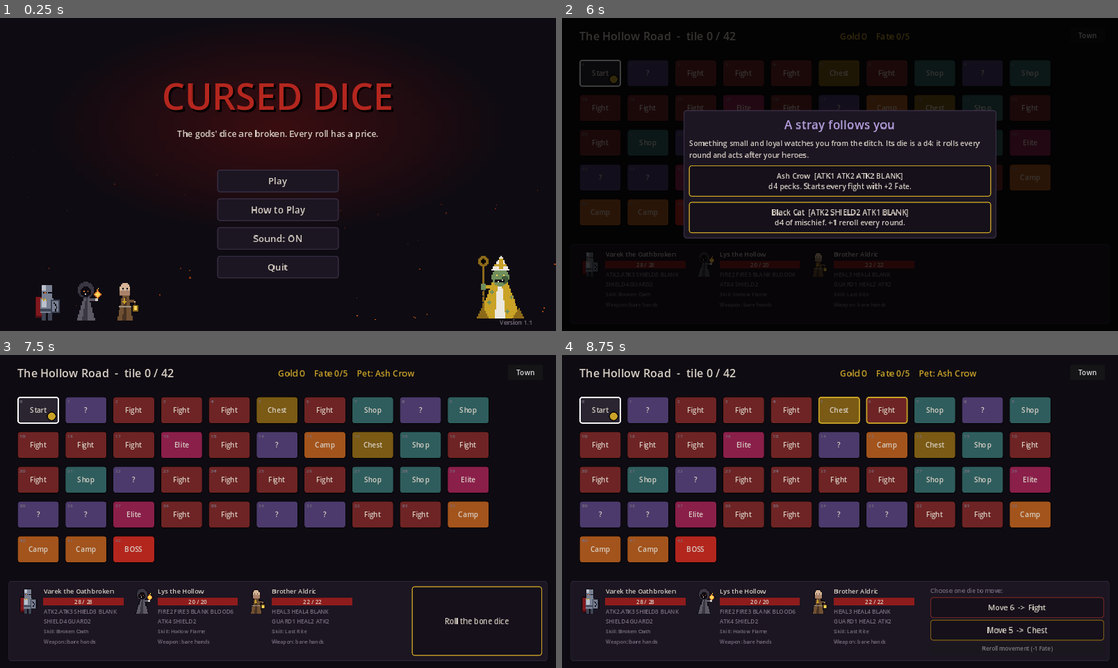
Above: before the commit, frames 1-4 (two rows, left to right).
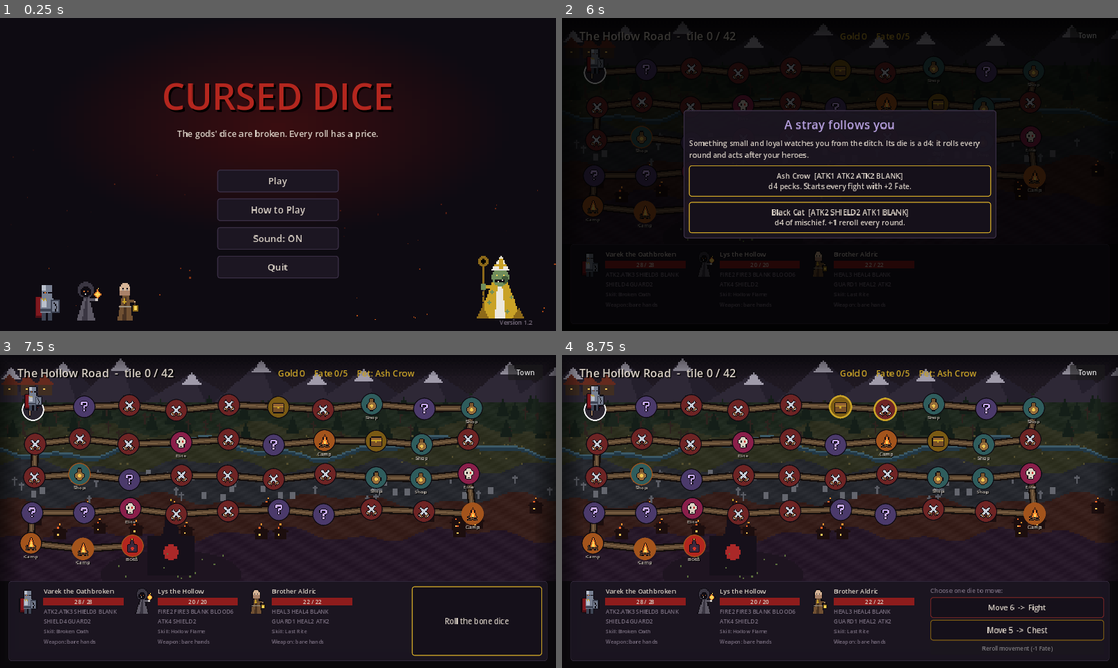
Above: after the commit, the same moments.

Repository: Mellowjelly/The-Curse-dice
Game: Godot game, scene res://scenes/title.tscn
The game is run twice, just before and just after one commit, with the same random seed, the same clock (stepped at 60 frames per second) and the same inputs.
Inputs:
- Up to frame 1 (0.25 s): no input
- Up to frame 2 (6 s): click "Play" at 0.5 s; click "Varek the Oathbroken (tank) H…" at 1.25 s; click "Lys the Hollow (mage) HP 20 S…" at 2 s; click "Brother Aldric (support) HP 2…" at 2.75 s; click "Varek the Oathbroken (tank) H…" at 3.5 s; click "Lys the Hollow (mage) HP 20 S…" at 4.25 s; click "Brother Aldric (support) HP 2…" at 5 s; click "Set out on the Hollow Road" at 5.75 s
- Up to frame 3 (7.5 s): click "Town" at 6.5 s; click "Ash Crow [ATK1 ATK2 ATK2 BLAN…" at 7.25 s
- Up to frame 4 (8.75 s): click "Roll the bone dice" at 8 s

The runs differ from the first frame. In frame 1, less than 0.1% of the frame differs, in the area x 95-96%, y 96-98%; in frame 2, 3.7%; in frame 3, 45%; in frame 4, 45%, in the area x 0-100%, y 1-81%.

Commit message:
v1.2: battle backgrounds per zone with embers and fog, illustrated world map with winding road, tile icons and walking hero
Co-Authored-By: Claude Opus 5.5 <noreply@anthropic.com>
Claude-Session: https://claude.ai/code/session_0169VuctPZAUADTBsUJ2z3YB

Diff:
--- a/project.godot
+++ b/project.godot
@@ -6,7 +6,7 @@
 [application]
 
 config/name="Cursed Dice"
-config/version="1.1.0"
+config/version="1.2.0"
 config/description="Dark fantasy dice adventure (prototype)"
 run/main_scene="res://scenes/title.tscn"
 config/features=PackedStringArray("4.3", "GL Compatibility")
--- a/scripts/ui/combat_view.gd
+++ b/scripts/ui/combat_view.gd
@@ -33,6 +33,8 @@
 var _overlay_btn: Button
 var _banner: Label
 var _pet_label: Label
+var _bg_art: TextureRect
+var _particles: CPUParticles2D
 var _pulse: Tween
 var _victory := false
 
@@ -53,7 +55,8 @@
 
 
 ## Attach a combat. Call before (or right after) start_battle.
-func bind(c: Combat, fight_title: String) -> void:
+func bind(c: Combat, fight_title: String, background: String = "battle_early") -> void:
+	_set_background(background)
 	if combat != null:
 		for pair in [[combat.log_added, _on_log], [combat.state_changed, _refresh],
 				[combat.battle_ended, _on_battle_ended], [combat.damaged, _on_damaged],
@@ -88,6 +91,17 @@
 	var bg := ColorRect.new()
 	bg.color = UI.BG
 	add_child(UI.full_rect(bg))
+	_bg_art = TextureRect.new()
+	_bg_art.texture_filter = CanvasItem.TEXTURE_FILTER_NEAREST
+	_bg_art.stretch_mode = TextureRect.STRETCH_SCALE
+	_bg_art.mouse_filter = Control.MOUSE_FILTER_IGNORE
+	add_child(UI.full_rect(_bg_art))
+	var shade := ColorRect.new()
+	shade.color = Color(0.03, 0.02, 0.05, 0.35)  # keeps text readable over the scenery
+	shade.mouse_filter = Control.MOUSE_FILTER_IGNORE
+	add_child(UI.full_rect(shade))
+	_particles = CPUParticles2D.new()
+	add_child(_particles)
 
 	var margin := MarginContainer.new()
 	for side in ["left", "right", "top", "bottom"]:
@@ -185,6 +199,48 @@
 	_overlay_btn.size_flags_horizontal = Control.SIZE_SHRINK_CENTER
 	box.add_child(_overlay_btn)
 	_overlay.hide()
+
+
+## Battle scenery: battle_early (dead forest), battle_mid (graveyard), battle_late (burning ruins), battle_boss (chapel).
+func _set_background(id: String) -> void:
+	var path := "res://assets/backgrounds/%s.png" % id
+	_bg_art.texture = load(path) if ResourceLoader.exists(path) else null
+	var p := _particles
+	p.emitting = false
+	p.position = Vector2(640, 740)
+	p.amount = 40
+	p.lifetime = 10.0
+	p.preprocess = 10.0
+	p.emission_shape = CPUParticles2D.EMISSION_SHAPE_RECTANGLE
+	p.emission_rect_extents = Vector2(700, 10)
+	p.direction = Vector2(0, -1)
+	p.spread = 20.0
+	p.gravity = Vector2.ZERO
+	var fade := Gradient.new()
+	match id:
+		"battle_late", "battle_boss":
+			# rising embers
+			p.initial_velocity_min = 30.0
+			p.initial_velocity_max = 80.0
+			p.scale_amount_min = 2.0
+			p.scale_amount_max = 4.0
+			fade.set_color(0, Color(1.0, 0.5, 0.1, 0.9))
+			fade.set_color(1, Color(0.6, 0.1, 0.05, 0.0))
+		_:
+			# slow drifting fog motes
+			p.position = Vector2(-40, 430)
+			p.emission_rect_extents = Vector2(10, 180)
+			p.direction = Vector2(1, 0)
+			p.initial_velocity_min = 12.0
+			p.initial_velocity_max = 30.0
+			p.scale_amount_min = 6.0
+			p.scale_amount_max = 14.0
+			p.lifetime = 40.0
+			p.preprocess = 40.0
+			fade.set_color(0, Color(0.7, 0.7, 0.8, 0.10))
+			fade.set_color(1, Color(0.7, 0.7, 0.8, 0.0))
+	p.color_ramp = fade
+	p.emitting = true
 
 
 # ---------------------------------------------------------------- events
@@ -391,7 +447,7 @@
 	var sp = _sprites.get(key)
 	if sp == null:
 		var id: String = u["id"] + ("_enraged" if u.get("phased", false) and ResourceLoader.exists("res://assets/sprites/%s_enraged.png" % u["id"]) else "")
-		var px := HERO_SPRITE if is_hero else (144 if u.get("boss", false) else MONSTER_SPRITE)
+		var px := HERO_SPRITE if is_hero else MONSTER_SPRITE
 		sp = UnitSprite.create(id, px, not is_hero)
 		_sprites[key] = sp
 		if not Combat.is_alive(u):
@@ -468,7 +524,7 @@
 	var value := Combat.effective_value(face, combos)
 	var die := Button.new()
 	var twisting := combat.fate >= Combat.FATE_TWIST_COST and not combat.finished
-	die.custom_minimum_size = Vector2(0, 48 if twisting else 70)
+	die.custom_minimum_size = Vector2(0, 46 if twisting else 60)
 	die.add_theme_font_size_override("font_size", 20 if twisting else 22)
 	var face_text: String = UI.FACE_NAMES[face["type"]]
 	if face["type"] != "blank":
@@ -505,7 +561,7 @@
 			grid.add_child(fb)
 		box.add_child(grid)
 	else:
-		var faces := UI.wrap_label("Faces: " + " | ".join(h["faces"].map(UI.face_short)), 12, UI.DIM, 120)
+		var faces := UI.wrap_label("Faces: " + " | ".join(h["faces"].map(UI.face_short)), 12, UI.DIM, 250)
 		box.add_child(faces)
 	if not h["skill"].is_empty():
 		box.add_child(_skill_button(h, index))
@@ -524,7 +580,7 @@
 	b.autowrap_mode = TextServer.AUTOWRAP_WORD_SMART
 	b.add_theme_font_size_override("font_size", 12)
 	b.disabled = not is_ready
-	b.custom_minimum_size = Vector2(120, 0)
+	b.custom_minimum_size = Vector2(250, 0)
 	b.pressed.connect(func(): combat.use_skill(index))
 	var style := UI.box(Color("#4a3a12") if is_ready else Color("#221c28"), UI.GOLD if is_ready else UI.BORDER, 2 if is_ready else 1, 4, 6)
 	for state in ["normal", "hover", "pressed", "focus", "disabled"]:
--- a/scripts/ui/game_screen.gd
+++ b/scripts/ui/game_screen.gd
@@ -16,9 +16,10 @@
 
 const TITLE_SCENE := "res://scenes/title.tscn"
 const COLS := 10
-const TILE_SIZE := Vector2(96, 62)
-const TILE_GAP := Vector2(14, 18)
-const BOARD_ORIGIN := Vector2(40, 96)
+const NODE := 52                     # diameter of a tile node on the world map
+const COL_STEP := 112.0
+const ROW_STEP := 80.0
+const BOARD_ORIGIN := Vector2(76, 120)  # centre of tile 0
 
 var run: Run
 var profile: Profile
@@ -34,7 +35,7 @@
 var _action_box: HBoxContainer
 var _modal: Control
 var _modal_box: VBoxContainer
-var _token: Panel
+var _token: Control
 
 
 func _ready() -> void:
@@ -75,8 +76,17 @@
 	var bg := ColorRect.new()
 	bg.color = UI.BG
 	_map_root.add_child(UI.full_rect(bg))
+	var map_art := TextureRect.new()
+	map_art.texture = load("res://assets/backgrounds/map.png")
+	map_art.texture_filter = CanvasItem.TEXTURE_FILTER_NEAREST
+	map_art.stretch_mode = TextureRect.STRETCH_SCALE
+	map_art.set_anchors_preset(Control.PRESET_FULL_RECT)
+	_map_root.add_child(map_art)
 
 	_header = UI.label("", 26, UI.TEXT)
+	_header.add_theme_color_override("font_shadow_color", Color.BLACK)
+	_header.add_theme_constant_override("shadow_offset_x", 2)
+	_header.add_theme_constant_override("shadow_offset_y", 2)
 	_header.position = Vector2(40, 22)
 	_map_root.add_child(_header)
 	_stats = UI.label("", 20, UI.GOLD)
@@ -124,37 +134,66 @@
 	_modal.hide()
 
 
+## Centre of tile i on the world map: a snaking road with a gentle wobble so it feels hand-drawn.
 func _tile_pos(i: int) -> Vector2:
-	# Snake layout: left->right, then right->left on the next row.
 	var row := i / COLS
 	var col := i % COLS
 	if row % 2 == 1:
 		col = COLS - 1 - col
-	return BOARD_ORIGIN + Vector2(col * (TILE_SIZE.x + TILE_GAP.x), row * (TILE_SIZE.y + TILE_GAP.y))
+	var wobble := Vector2(sin(i * 1.7) * 6.0, sin(i * 2.3 + 1.0) * 7.0)
+	return BOARD_ORIGIN + Vector2(col * COL_STEP, row * ROW_STEP) + wobble
 
 
 func _draw_board() -> void:
 	for c in _board_layer.get_children():
 		c.queue_free()
+	# The road: a dark edge with a dusty centre line through every tile.
+	var pts := PackedVector2Array()
+	for i in run.board.size():
+		pts.append(_tile_pos(i))
+	for layer in [[18.0, Color("#140e0c")], [11.0, Color("#5c4630")], [3.0, Color("#7a6044")]]:
+		var road := Line2D.new()
+		road.points = pts
+		road.width = layer[0]
+		road.default_color = layer[1]
+		road.joint_mode = Line2D.LINE_JOINT_ROUND
+		road.begin_cap_mode = Line2D.LINE_CAP_ROUND
+		road.end_cap_mode = Line2D.LINE_CAP_ROUND
+		_board_layer.add_child(road)
 	for i in run.board.size():
 		var t: Dictionary = run.board[i]
-		var tile := Panel.new()
-		tile.position = _tile_pos(i)
-		tile.size = TILE_SIZE
-		tile.name = "Tile%d" % i
-		var lbl := UI.label(UI.TILE_LABELS.get(t["type"], t["type"]), 16)
-		lbl.horizontal_alignment = HORIZONTAL_ALIGNMENT_CENTER
-		lbl.vertical_alignment = VERTICAL_ALIGNMENT_CENTER
-		tile.add_child(UI.full_rect(lbl))
-		var num := UI.label(str(i), 11, UI.DIM)
-		num.position = Vector2(5, 2)
-		tile.add_child(num)
-		_board_layer.add_child(tile)
-	_token = Panel.new()
-	_token.size = Vector2(22, 22)
-	_token.add_theme_stylebox_override("panel", UI.box(UI.GOLD, Color.BLACK, 2, 11, 0))
+		var node := Panel.new()
+		node.name = "Tile%d" % i
+		node.size = Vector2(NODE, NODE)
+		node.position = _tile_pos(i) - node.size / 2
+		node.tooltip_text = UI.TILE_LABELS.get(t["type"], t["type"])
+		var icon := TextureRect.new()
+		icon.texture = load("res://assets/icons/tile_%s.png" % t["type"]) if ResourceLoader.exists("res://assets/icons/tile_%s.png" % t["type"]) else null
+		icon.texture_filter = CanvasItem.TEXTURE_FILTER_NEAREST
+		icon.stretch_mode = TextureRect.STRETCH_SCALE
+		icon.size = Vector2(32, 32)
+		icon.position = Vector2((NODE - 32) / 2.0, (NODE - 32) / 2.0)
+		icon.mouse_filter = Control.MOUSE_FILTER_IGNORE
+		node.add_child(icon)
+		_board_layer.add_child(node)
+		if t["type"] in ["shop", "rest", "boss", "elite"] or t.get("gate", false):
+			var lbl := UI.label(UI.TILE_LABELS.get(t["type"], t["type"]), 11, UI.TEXT)
+			lbl.add_theme_color_override("font_shadow_color", Color.BLACK)
+			lbl.add_theme_constant_override("shadow_offset_y", 1)
+			lbl.position = _tile_pos(i) + Vector2(-NODE / 2.0, NODE / 2.0 - 4)
+			lbl.size = Vector2(NODE, 14)
+			lbl.horizontal_alignment = HORIZONTAL_ALIGNMENT_CENTER
+			lbl.mouse_filter = Control.MOUSE_FILTER_IGNORE
+			_board_layer.add_child(lbl)
+	# The party leader walks the road.
+	var leader: String = run.heroes[0]["id"]
+	_token = UnitSprite.create(leader, 64, false)
 	_board_layer.add_child(_token)
-	_token.position = _tile_pos(0) + Vector2(TILE_SIZE.x - 28, TILE_SIZE.y - 28)
+	_token.position = _token_pos(0)
+
+
+func _token_pos(i: int) -> Vector2:
+	return _tile_pos(i) + Vector2(-32, -62)
 
 
 func _style_tiles() -> void:
@@ -167,16 +206,52 @@
 			continue
 		var t: Dictionary = run.board[i]
 		var color: Color = UI.TILE_COLORS.get(t["type"], UI.PANEL)
+		var border := Color("#0e0b12")
+		var width := 2
+		if t.get("gate", false):
+			border = Color("#a3541c")
 		if i < run.pos:
-			color = color.darkened(0.6)
-		var border := UI.GOLD if targets.has(i) else (Color.WHITE if i == run.pos else Color("#000000"))
-		tile.add_theme_stylebox_override("panel", UI.box(color, border, 3 if targets.has(i) or i == run.pos else 1, 6, 0))
+			color = color.darkened(0.65)
+			tile.modulate = Color(0.7, 0.7, 0.7)
+		else:
+			tile.modulate = Color.WHITE
+		if i == run.pos:
+			border = Color.WHITE
+			width = 3
+		if targets.has(i):
+			border = UI.GOLD
+			width = 4
+		tile.add_theme_stylebox_override("panel", UI.box(color, border, width, NODE / 2, 0))
+		# Destination tiles pulse so the choice is obvious.
+		if targets.has(i) and not tile.has_meta("pulsing"):
+			tile.set_meta("pulsing", true)
+			tile.pivot_offset = tile.size / 2
+			var tw := tile.create_tween().set_loops()
+			tw.tween_property(tile, "scale", Vector2(1.15, 1.15), 0.4)
+			tw.tween_property(tile, "scale", Vector2.ONE, 0.4)
+			tile.set_meta("tween", tw)
+		elif not targets.has(i) and tile.has_meta("pulsing"):
+			tile.remove_meta("pulsing")
+			var old_tw: Tween = tile.get_meta("tween")
+			if old_tw != null and old_tw.is_valid():
+				old_tw.kill()
+			tile.scale = Vector2.ONE
 
 
 func _move_token() -> void:
-	var dest := _tile_pos(run.pos) + Vector2(TILE_SIZE.x - 28, TILE_SIZE.y - 28)
+	var dest := _token_pos(run.pos)
+	if _token.position.distance_to(dest) < 1.0:
+		return
+	# Hop from tile to tile along the road.
+	var start_i := 0
+	for i in run.board.size():
+		if _token_pos(i).distance_to(_token.position) < 2.0:
+			start_i = i
 	var tw := create_tween()
-	tw.tween_property(_token, "position", dest, 0.35).set_trans(Tween.TRANS_QUAD).set_ease(Tween.EASE_OUT)
+	for i in range(start_i + 1, run.pos + 1):
+		var p := _token_pos(i)
+		tw.tween_property(_token, "position", p + Vector2(0, -10), 0.09).set_trans(Tween.TRANS_QUAD)
+		tw.tween_property(_token, "position", p, 0.07)
 
 
 # ---------------------------------------------------------------- refresh
@@ -216,7 +291,8 @@
 	_map_root.hide()
 	_combat_view.show()
 	var names := {"fight": "Fight", "elite": "ELITE", "boss": "BOSS: The Chapel of Rot"}
-	_combat_view.bind(run.combat, names.get(run.combat_kind, "Fight"))
+	var scene := "battle_boss" if run.combat_kind == "boss" else "battle_" + run.tier_at(run.pos)
+	_combat_view.bind(run.combat, names.get(run.combat_kind, "Fight"), scene)
 
 
 func _on_combat_finished(_victory: bool) -> void:
--- a/scripts/ui/title_screen.gd
+++ b/scripts/ui/title_screen.gd
@@ -95,7 +95,7 @@
 	if OS.get_name() != "Web":
 		box.add_child(_menu_button("Quit", func(): get_tree().quit()))
 
-	var version := _label("Version 1.1", 14, COL_DIM)
+	var version := _label("Version 1.2", 14, COL_DIM)
 	version.position = Vector2(1150, 690)
 	add_child(version)
 
--- a/scripts/ui/ui_kit.gd
+++ b/scripts/ui/ui_kit.gd
@@ -2,7 +2,7 @@
 ## Shared palette and widget helpers so every screen looks like one game.
 
 const BG := Color("#0e0b12")
-const PANEL := Color("#1c1622")
+const PANEL := Color(0.11, 0.086, 0.133, 0.88)  # slightly see-through so scenery shows
 const PANEL_DARK := Color("#15101a")
 const BORDER := Color("#3a2f45")
 const TEXT := Color("#d8cfc4")
Binary file added: assets/backgrounds/battle_boss.png
Not shown, added: assets/backgrounds/battle_boss.png.import
Binary file added: assets/backgrounds/battle_early.png
Not shown, added: assets/backgrounds/battle_early.png.import
Binary file added: assets/backgrounds/battle_late.png
Not shown, added: assets/backgrounds/battle_late.png.import
Binary file added: assets/backgrounds/battle_mid.png
Not shown, added: assets/backgrounds/battle_mid.png.import
Binary file added: assets/backgrounds/map.png
Not shown, added: assets/backgrounds/map.png.import
Binary file added: assets/icons/tile_boss.png
Not shown, added: assets/icons/tile_boss.png.import
(and 18 more such lines)
